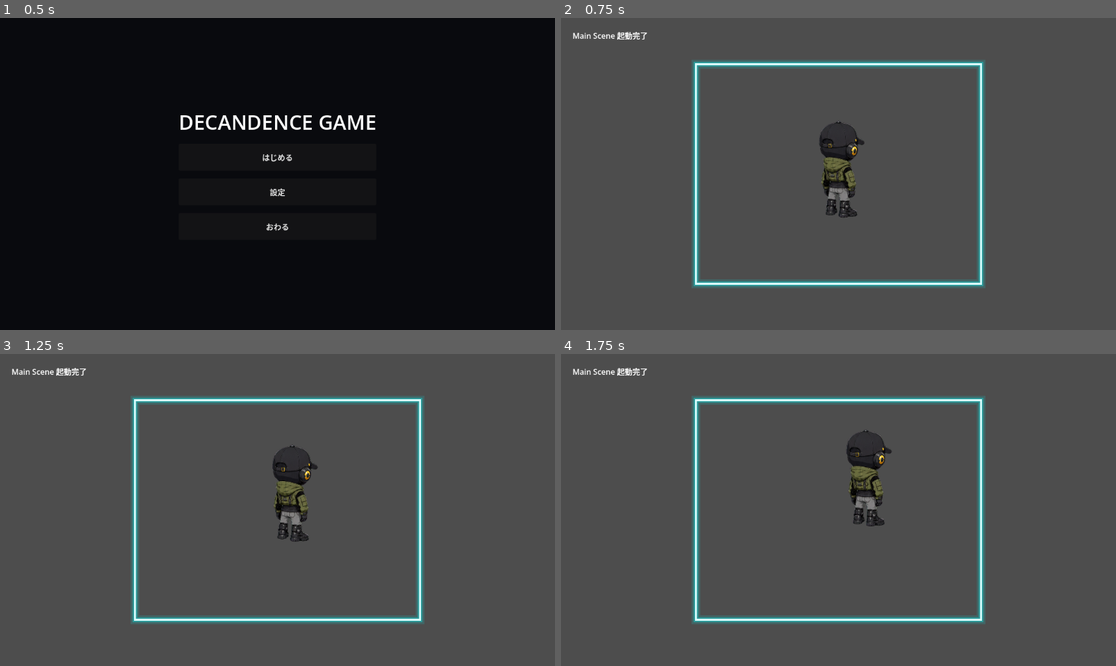
Above: before the commit, frames 1-4 (two rows, left to right).
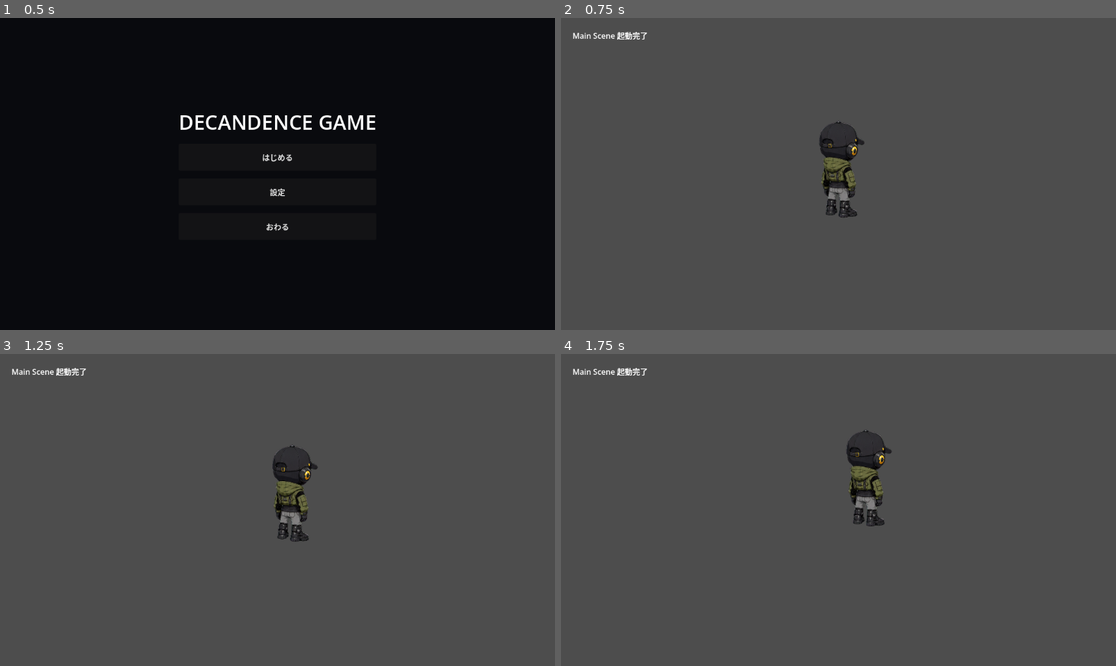
Above: after the commit, the same moments.

Repository: grimoire1089-coder/optimistic
Game: Godot game, scene res://Scenes/Boot/TitleScene.tscn
The game is run twice, just before and just after one commit, with the same random seed, the same clock (stepped at 60 frames per second) and the same inputs.
Inputs:
- Up to frame 1 (0.5 s): no input
- Up to frame 2 (0.75 s): click "はじめる" at 0.5 s
- Up to frame 3 (1.25 s): no input
- Up to frame 4 (1.75 s): no input

Frame 1 is identical in both runs. In frame 2, 3.0% of the frame differs, in the area x 23-77%, y 14-86%; in frame 3, 3.0%; in frame 4, 3.0%.

Commit message:
Use Control raw modulate for Robin movement glow frame

Diff:
--- a/Scripts/Characters/Robin/Modules/RobinMovementAreaFrame.gd
+++ b/Scripts/Characters/Robin/Modules/RobinMovementAreaFrame.gd
@@ -1,10 +1,10 @@
-extends Node2D
+extends Control
 class_name RobinMovementAreaFrame
 
 @export var actor_path: NodePath = NodePath("..")
-@export var neon_color: Color = Color(0.0, 1.0, 1.0, 1.0)
-@export var outer_glow_width: float = 18.0
-@export var middle_glow_width: float = 10.0
+@export var raw_modulate_color: Color = Color(1.0, 2.8, 2.8, 1.0)
+@export var outer_glow_width: float = 24.0
+@export var middle_glow_width: float = 12.0
 @export var core_line_width: float = 4.0
 
 var _actor: RobinWanderActor
@@ -12,14 +12,18 @@
 
 func _ready() -> void:
 	top_level = true
+	mouse_filter = Control.MOUSE_FILTER_IGNORE
 	z_index = 10
+	self_modulate = raw_modulate_color
 	_actor = get_node_or_null(actor_path) as RobinWanderActor
+	_sync_to_viewport()
 	queue_redraw()
 
 
 func _process(_delta: float) -> void:
 	if _actor == null:
 		_actor = get_node_or_null(actor_path) as RobinWanderActor
+	_sync_to_viewport()
 	queue_redraw()
 
 
@@ -31,14 +35,17 @@
 	if area.size.x <= 0.0 or area.size.y <= 0.0:
 		return
 
-	var outer_color := neon_color
-	outer_color.a = 0.14
+	var local_area := Rect2(area.position - global_position, area.size)
+	var outer_color := Color(0.0, 1.4, 1.4, 0.20)
+	var middle_color := Color(0.0, 2.2, 2.2, 0.48)
+	var core_color := Color(0.85, 4.0, 4.0, 1.0)
 
-	var middle_color := neon_color
-	middle_color.a = 0.32
+	draw_rect(local_area, outer_color, false, outer_glow_width)
+	draw_rect(local_area, middle_color, false, middle_glow_width)
+	draw_rect(local_area, core_color, false, core_line_width)
 
-	var core_color := Color(0.85, 1.0, 1.0, 1.0)
 
-	draw_rect(area, outer_color, false, outer_glow_width)
-	draw_rect(area, middle_color, false, middle_glow_width)
-	draw_rect(area, core_color, false, core_line_width)
+func _sync_to_viewport() -> void:
+	var viewport_rect := get_viewport().get_visible_rect()
+	global_position = viewport_rect.position
+	size = viewport_rect.size
